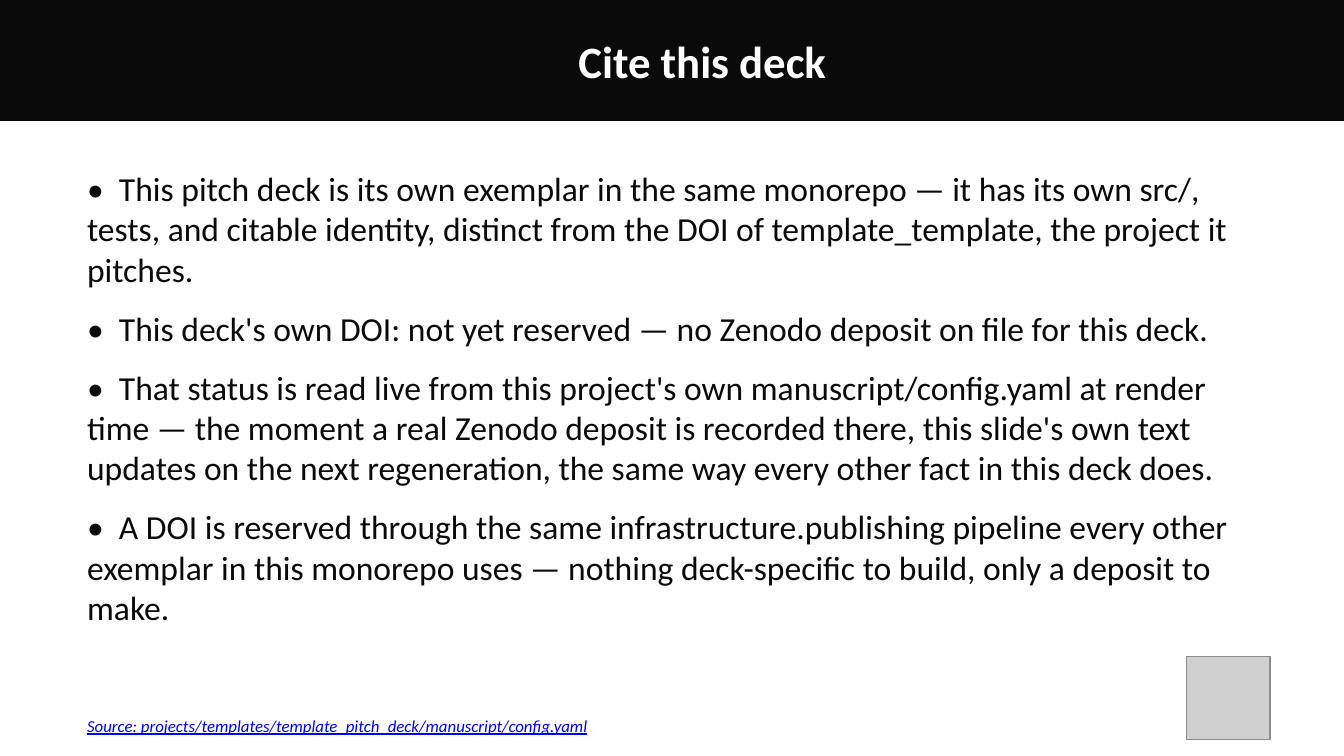
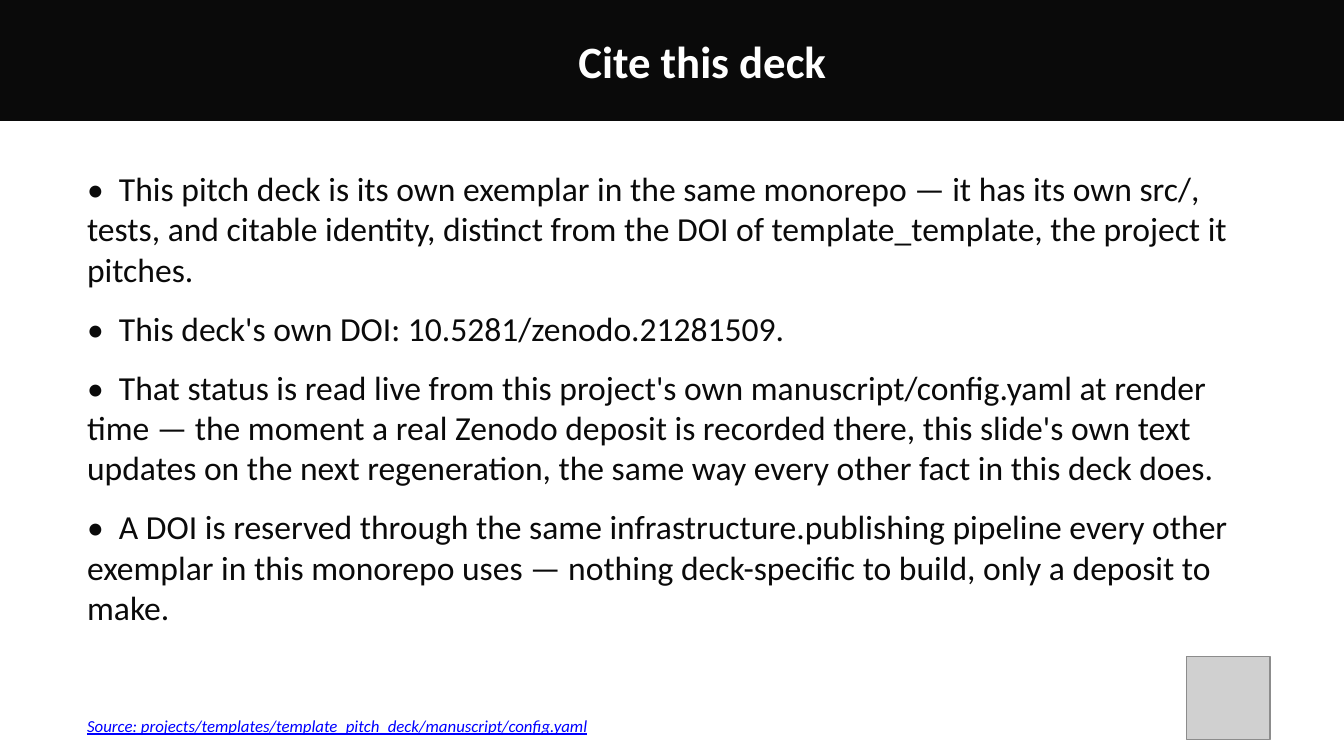
Before and after one commit to docxology/template-pitch-deck, a slide deck: slide 43 of output/pptx/template_template_pitch_long.pptx. Drawn at 1344x756 pixels with LibreOffice and Linux fonts; fonts in the diff are those of the drawing; grey boxes stand for pictures. Boxes give left, top, right and bottom in pixels: in the first picture for what was removed or moved away, otherwise in the second. Text is boxed around its words. In the diff, an @@ line names an element or a change of style, - is before the commit and + after.

Commit message:
v1.0.1: real Zenodo DOI now baked into rendered decks
DOI 10.5281/zenodo.21281509 (concept), 10.5281/zenodo.21281510 (version)
reserved and published this session. Re-rendered all three deck lengths
so the 'Cite this deck' slides show the real DOI instead of the prior
'not yet reserved' honest placeholder. Regenerated the PUBLISHING-STATUS
README block (now correctly shows 2/20 platforms published: Zenodo + GitHub).

```diff
--- a/output/pptx/template_template_pitch_long.pptx
+++ b/output/pptx/template_template_pitch_long.pptx
@@ text at <box>119,317,784,343</box>: text changed @@
-• This deck's own DOI: not yet reserved — no Zenodo deposit on file for this deck.
+• This deck's own DOI: 10.5281/zenodo.21281509.
```
Also in this commit, not shown: 15 other files.
